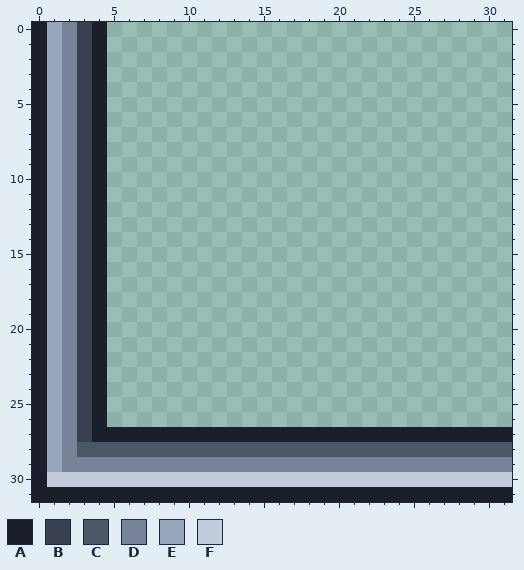
Two states of a pixel-art file, tiles/halfwall_sw.aseprite. This is how it looked before the edit.
32x32 pixels, 1 frame.
Palette (. is transparent): A #1b1f2a  B #39404f  C #4c5666  D #78839a  E #9aa6bc  F #c3ccdc
The result:
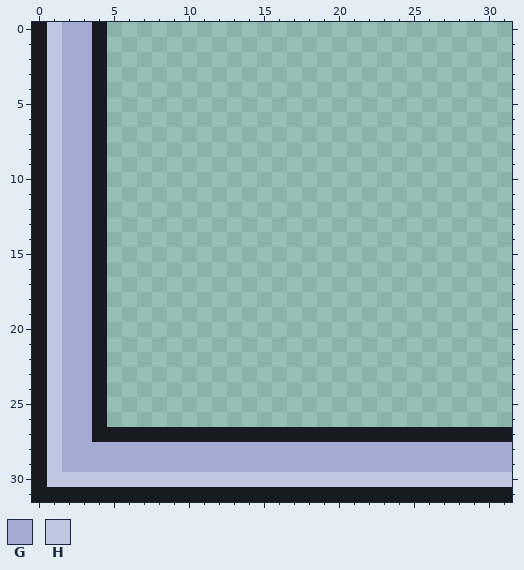
Colours new in this view: G #a3abd2  H #bfc6e2
From old to new:
colour A: #1b1f2a -> #191922
Layers "ink", "flat":
y 0..27: x 1..3 EDB -> HGG
y 28: x 1..31 EDCCCCCCCCCCCCCCCCCCCCCCCCCCCCC -> HGGGGGGGGGGGGGGGGGGGGGGGGGGGGGG
y 29: x 1..31 EDDDDDDDDDDDDDDDDDDDDDDDDDDDDDD -> HGGGGGGGGGGGGGGGGGGGGGGGGGGGGGG
y 30: x 1..31 FFFFFFFFFFFFFFFFFFFFFFFFFFFFFFF -> HHHHHHHHHHHHHHHHHHHHHHHHHHHHHHH
Boxes around the changes in both pictures, in picture pixels (x1, y1, x2, y2):
changed: (32, 22, 512, 502)
